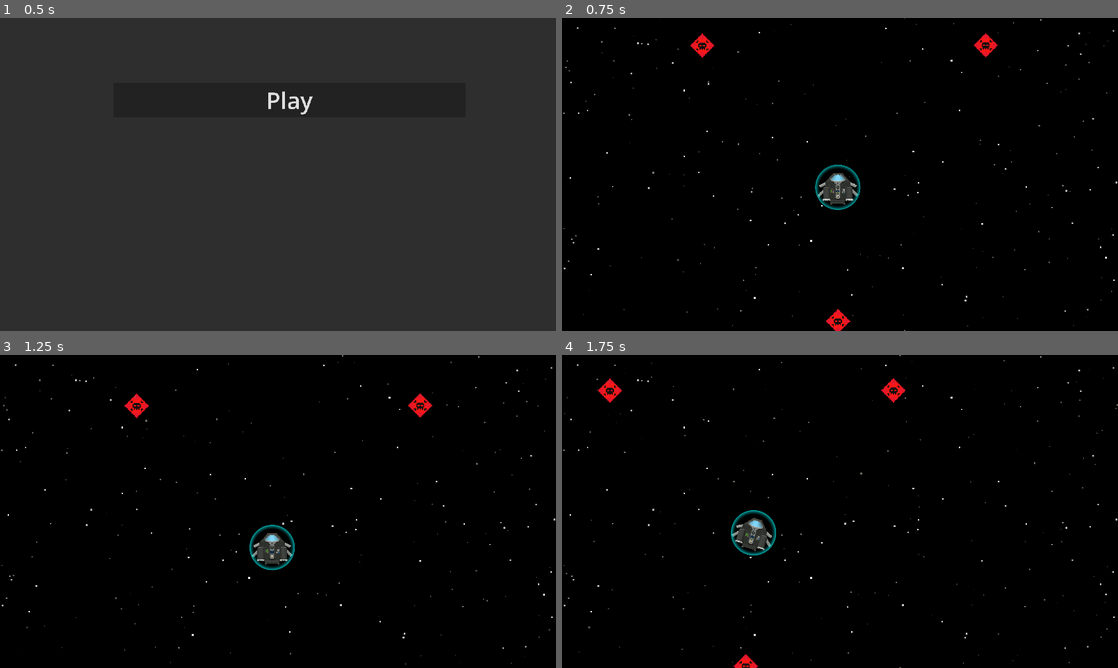
Above: before the commit, frames 1-4 (two rows, left to right).
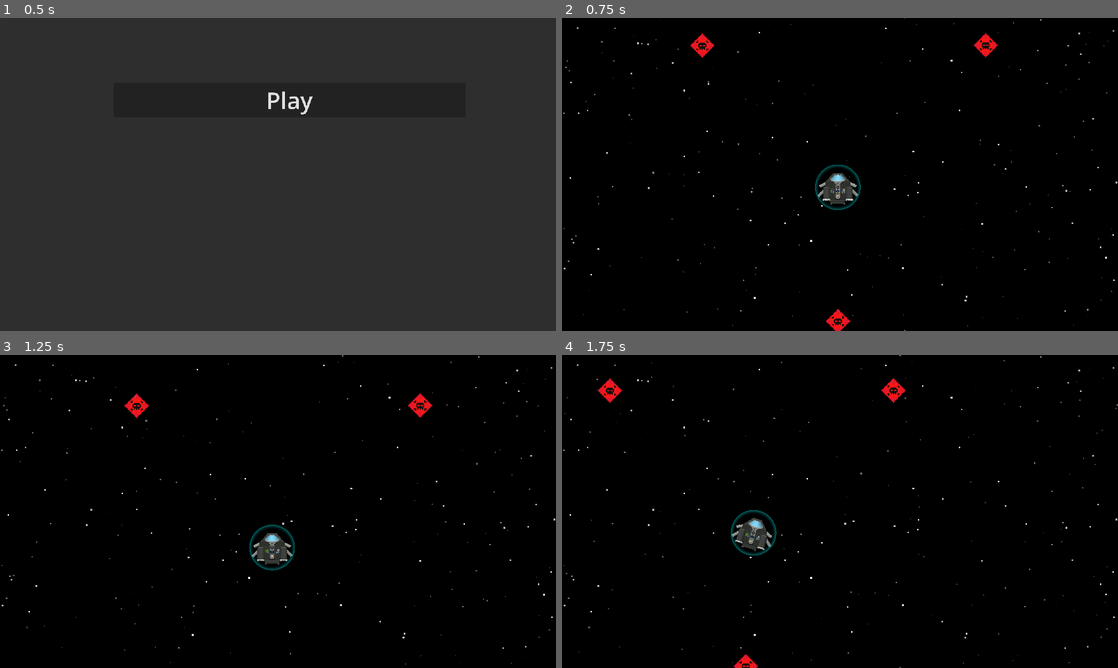
Above: after the commit, the same moments.

Repository: creusator/A_Random_Space_Game
Game: Godot game, scene res://UI/Menus/MainMenu/MainMenu.tscn
Same seed, same stepped clock (60 frames per second), same inputs: the game is played once before the commit and once after it.
Inputs (mouse positions are in pixels of both pictures, inside the frame that each line leads up to):
- Up to frame 1 (0.5 s): no input
- Up to frame 2 (0.75 s): click "Play" at 0.5 s
- Up to frame 3 (1.25 s): no input
- Up to frame 4 (1.75 s): move the mouse to (962, 495) at 1.27 s; hold D (rotate_right) from 1.28 s (still down); hold Right mouse button (enable_precision_mode_hold) from 1.28 s (still down)

Frame 1 is identical in both runs. In frame 2, 0.2% of the frame differs, in the area x 45-54%, y 46-62%; in frame 3, 0.2%; in frame 4, 0.2%, in the area x 30-39%, y 49-64%.

Commit message:
VFX - added auto shader size
- The energy shield shader now adapts to it's collision shape (only circles for now)

Diff:
--- a/Entities/Ships/NorikerMKI/ShipComponents/InternalComponents/ShieldGenerator/NorikerShield.tscn
+++ b/Entities/Ships/NorikerMKI/ShipComponents/InternalComponents/ShieldGenerator/NorikerShield.tscn
@@ -1,7 +1,8 @@
-[gd_scene load_steps=8 format=3 uid="uid://3aiq55ysvf5u"]
+[gd_scene load_steps=9 format=3 uid="uid://3aiq55ysvf5u"]
 
 [ext_resource type="PackedScene" uid="uid://bj2q4e14pdn4d" path="res://Entities/Ships/Template/ShipComponents/InternalComponents/ShieldGenerator/Shield.tscn" id="1_22pi5"]
 [ext_resource type="Shader" uid="uid://dvb7xk0wt2gof" path="res://Scripts/Shaders/EnergyShield.gdshader" id="2_s45xk"]
+[ext_resource type="Script" uid="uid://dv5xrdcb5mfpi" path="res://Scripts/VFX/EnergyShieldVFX/AutoCollisionSize.gd" id="3_ocreq"]
 
 [sub_resource type="ShaderMaterial" id="ShaderMaterial_s45xk"]
 shader = ExtResource("2_s45xk")
@@ -16,11 +17,14 @@
 shader_parameter/shape_size = Vector2(100, 100)
 shader_parameter/color = Vector4(0, 0.8, 1, 1)
 
-[sub_resource type="Gradient" id="Gradient_s45xk"]
-colors = PackedColorArray(1, 1, 1, 1, 1, 1, 1, 1)
+[sub_resource type="Gradient" id="Gradient_ocreq"]
+offsets = PackedFloat32Array(1)
+colors = PackedColorArray(1, 1, 1, 1)
 
-[sub_resource type="GradientTexture2D" id="GradientTexture2D_ocreq"]
-gradient = SubResource("Gradient_s45xk")
+[sub_resource type="GradientTexture2D" id="GradientTexture2D_e3lsf"]
+gradient = SubResource("Gradient_ocreq")
+width = 1
+height = 1
 
 [node name="Shield" instance=ExtResource("1_22pi5")]
 material = SubResource("ShaderMaterial_s45xk")
@@ -32,12 +36,13 @@
 collision_layer = 0
 collision_mask = 4
 
-[node name="CollisionShape2D" type="CollisionShape2D" parent="HurtboxComponent" index="0"]
-z_index = -1
+[node name="CollisionShape2D" parent="HurtboxComponent" index="0"]
 shape = SubResource("CircleShape2D_22pi5")
 
-[node name="VFX" type="Sprite2D" parent="." index="2"]
+[node name="VFX" type="Sprite2D" parent="." index="2" node_paths=PackedStringArray("collision_shape")]
 material = SubResource("ShaderMaterial_ocreq")
-scale = Vector2(3.45313, 3.45312)
-texture = SubResource("GradientTexture2D_ocreq")
+scale = Vector2(3.23918, 2.00026)
+texture = SubResource("GradientTexture2D_e3lsf")
 region_rect = Rect2(119, 14, 20, 51)
+script = ExtResource("3_ocreq")
+collision_shape = NodePath("../HurtboxComponent/CollisionShape2D")
--- a/Entities/Ships/NorikerMKI/ShipComponents/InternalComponents/ShieldGenerator/NorikerShieldGenerator.tscn
+++ b/Entities/Ships/NorikerMKI/ShipComponents/InternalComponents/ShieldGenerator/NorikerShieldGenerator.tscn
@@ -17,7 +17,7 @@
 data = ExtResource("2_my5o2")
 
 [node name="Shield" parent="." index="0" node_paths=PackedStringArray("structural_parent") instance=ExtResource("3_akpdy")]
-z_index = -1
+z_index = 1
 structural_parent = NodePath("..")
 
 [node name="Sprite2D" parent="." index="1"]
--- a/Entities/Ships/Template/ShipComponents/InternalComponents/ShieldGenerator/Shield.tscn
+++ b/Entities/Ships/Template/ShipComponents/InternalComponents/ShieldGenerator/Shield.tscn
@@ -15,3 +15,6 @@
 script = ExtResource("3_sh4vm")
 health_component = NodePath("../HealthComponent")
 metadata/_custom_type_script = "uid://6beojrehdnyn"
+
+[node name="CollisionShape2D" type="CollisionShape2D" parent="HurtboxComponent"]
+z_index = 1
--- a/Scripts/Shaders/EnergyShield.gdshader
+++ b/Scripts/Shaders/EnergyShield.gdshader
@@ -1,22 +1,20 @@
 shader_type canvas_item;
 
-uniform vec2 shape_size = vec2(100, 100);
-uniform vec4 color= vec4(1.0,1.0,1.0,1.0);
+uniform vec2 shape_size = vec2(100.0, 100.0);
+uniform vec4 color = vec4(0.0, 1.0, 1.0, 1.0);
 
 float circle(vec2 position, float radius, float feather)
 {
-return smoothstep(radius, radius + feather, length(position - vec2(0.5)));
+	return smoothstep(radius, radius + feather, length(position));
 }
 
-void fragment(){
-
-float outer = circle(vec2(UV.x, UV.y), 0.35, 0.01);
-
-float fade_effect = sin(TIME) * 0.02;
-
-float inner = 1.0 - circle(vec2(UV.x, UV.y), 0.275, 0.15 - fade_effect);
-
-COLOR = color;
-COLOR.a -= outer + inner;
-
+void fragment() {
+	vec2 center = vec2(0.5, 0.5);
+	vec2 uv = (UV - center) * shape_size / max(shape_size.x, shape_size.y);
+	float radius = 0.49;
+	float outer = circle(uv, radius, 0.01);
+	float fade_effect = sin(TIME) * 0.02;
+	float inner = 1.0 - circle(uv, radius * 0.8, 0.25 - fade_effect);
+	COLOR = color;
+	COLOR.a -= outer + inner;
 }
--- /dev/null
+++ b/Scripts/VFX/EnergyShieldVFX/AutoCollisionSize.gd
@@ -0,0 +1,28 @@
+extends Sprite2D
+
+@export var collision_shape: CollisionShape2D
+
+func _ready() -> void:
+	_update_sprite_and_shader()
+
+func _update_sprite_and_shader() -> void:
+	if collision_shape == null or collision_shape.shape == null:
+		push_error("No valid CollisionShape2D assigned")
+		return
+	var shape = collision_shape.shape
+	var texture_size = texture.get_size()
+	if material == null:
+		push_error("You forgot the shader material dumbass")
+		return
+	var new_size = Vector2.ZERO
+	if shape is RectangleShape2D:
+		new_size = shape.extents * 2.0
+	elif shape is CircleShape2D:
+		new_size = Vector2(shape.radius * 2.0, shape.radius * 2.0)
+	elif shape is CapsuleShape2D:
+		new_size = Vector2(shape.radius * 2.0, shape.height + shape.radius * 2.0)
+	else:
+		push_warning("Unsupported CollisionShape2D shape")
+		return
+	scale = new_size / texture_size
+	material.set_shader_parameter("shape_size", new_size)
Not shown, added: Scripts/VFX/EnergyShieldVFX/AutoCollisionSize.gd.uid
